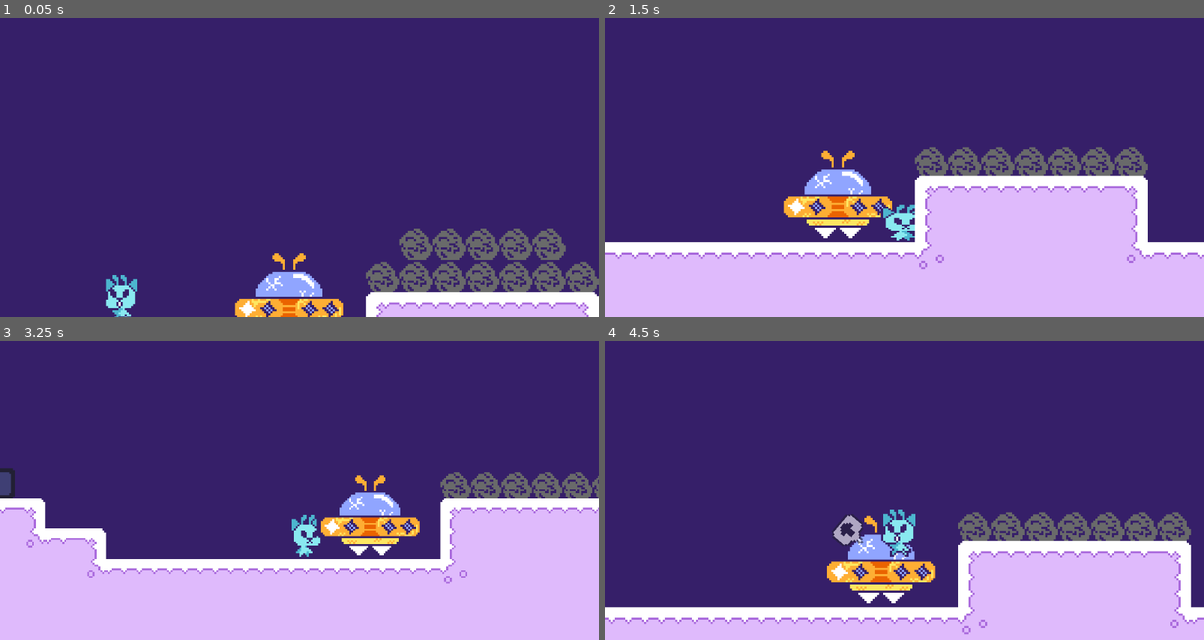
Above: before the commit, frames 1-4 (two rows, left to right).
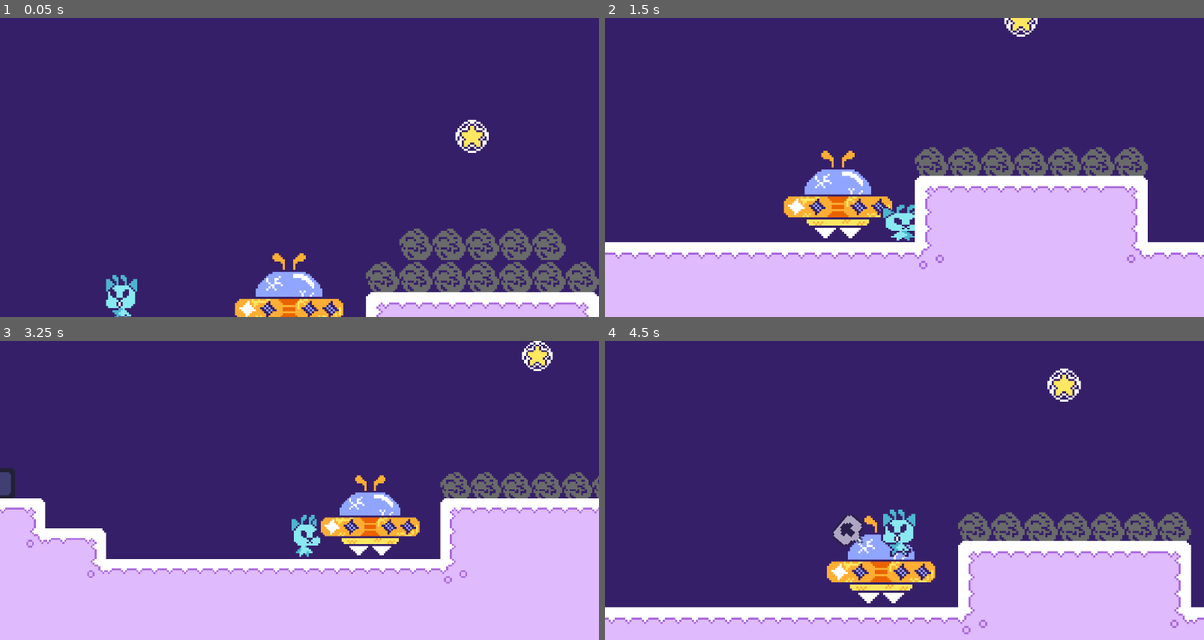
Above: after the commit, the same moments.

Repository: Zazorah/secret-santa-2025
Game: Godot game, scene res://World/Placeholder/TestRoom.tscn
The game is run twice, just before and just after one commit, with the same random seed, the same clock (stepped at 60 frames per second) and the same inputs.
Inputs (mouse positions are in pixels of both pictures, inside the frame that each line leads up to):
- Up to frame 1 (0.05 s): no input
- Up to frame 2 (1.5 s): move the mouse to (1036, 152) at 0.52 s; hold Space (advance_text) 0.53-1.28 s; hold D (move_right) from 0.53 s (still down); move the mouse to (784, 182) at 1.27 s; tap Shift (beam) at 1.35 s
- Up to frame 3 (3.25 s): tap Enter at 2 s; move the mouse to (359, 424) at 2.02 s; release D (move_right) at 2.03 s; hold A (move_left) 2.03-2.78 s; hold W (interact) 2.03-2.78 s; move the mouse to (269, 550) at 2.77 s; hold D (move_right) from 2.78 s (still down); tap Mouse wheel up (zoom_in) at 2.85 s
- Up to frame 4 (4.5 s): move the mouse to (1084, 535) at 3.52 s; hold Mouse wheel down (zoom_out) 3.53-4.28 s; move the mouse to (724, 445) at 4.27 s; release D (move_right) at 4.28 s; hold A (move_left) from 4.28 s (still down); tap Space (advance_text) at 4.35 s

The runs differ from the first frame. In frame 1, 0.4% of the frame differs, in the area x 75-82%, y 34-46%; in frame 2, 0.2%; in frame 3, 0.3%; in frame 4, 0.4%, in the area x 73-80%, y 9-21%.

Commit message:
Star Data, Star Prop, and Constellation Prop

Diff:
--- /dev/null
+++ b/Props/Constellation Point/ConstellationPoint.tscn
@@ -0,0 +1,19 @@
+[gd_scene load_steps=4 format=3 uid="uid://bifnq0l7ibum6"]
+
+[ext_resource type="Script" uid="uid://ckg13lxp7xxp1" path="res://Props/Constellation Point/ConstellationPointController.gd" id="1_gxgrr"]
+[ext_resource type="PackedScene" uid="uid://knsyph46obs6" path="res://Props/Constellation Point/ConstellationPointVisualizer.tscn" id="2_gxgrr"]
+
+[sub_resource type="CircleShape2D" id="CircleShape2D_gxgrr"]
+radius = 32.0
+
+[node name="ConstellationPoint" type="Node2D"]
+script = ExtResource("1_gxgrr")
+
+[node name="ConstellationPointVisualizer" parent="." instance=ExtResource("2_gxgrr")]
+
+[node name="DetectionArea" type="Area2D" parent="."]
+collision_layer = 0
+collision_mask = 16
+
+[node name="CollisionShape2D" type="CollisionShape2D" parent="DetectionArea"]
+shape = SubResource("CircleShape2D_gxgrr")
--- /dev/null
+++ b/Props/Constellation Point/ConstellationPointController.gd
@@ -0,0 +1,57 @@
+class_name ConstellationPointController
+extends Node2D
+
+@export var constellation_key: StringName
+
+const STAR_SCENE := preload("res://Props/Stars/PropStar.tscn")
+
+enum State { EMPTY, FILLED }
+var current_state = State.EMPTY
+
+@onready var area: Area2D = $DetectionArea
+
+func _ready() -> void:
+	if constellation_key:
+		if GameManager.star_data.constellation_point_is_set(constellation_key):
+			_prefill()
+	else:
+		push_warning(
+			"Constellation Point was instantiated without a set constellation_key.
+			Only let this slide in a testing environment."
+		)
+
+	area.body_entered.connect(_on_body_entered)
+
+func _on_body_entered(node: Node2D) -> void:
+	if current_state != State.EMPTY:
+		# Don't respond to new states at all.
+		return
+
+	if node is StarController:
+		_connect_to_star(node)
+		_switch_state(State.FILLED)
+
+func _connect_to_star(star: StarController) -> void:
+	GameManager.star_data.set_constellation_point(constellation_key, star.star_key)
+	star.set_hover_target(self)
+
+func _prefill() -> void:
+	var star_key = GameManager.star_data.constellation_point_get_key(constellation_key)
+
+	var star = STAR_SCENE.instantiate() as StarController
+	star.star_key = star_key
+	star.set_hover_target(self)
+	add_child(star)
+
+func _switch_state(new_state: State) -> void:
+	if new_state != current_state:
+		_on_exit(current_state)
+		_on_enter(new_state)
+
+	current_state = new_state
+
+func _on_enter(state: State) -> void:
+	pass
+
+func _on_exit(state: State) -> void:
+	pass
--- /dev/null
+++ b/Props/Constellation Point/ConstellationPointVisualizer.tscn
@@ -0,0 +1,8 @@
+[gd_scene load_steps=2 format=3 uid="uid://knsyph46obs6"]
+
+[ext_resource type="Texture2D" uid="uid://c4xndmus38bac" path="res://Props/Constellation Point/ConstellationPoint.png" id="1_3t8ku"]
+
+[node name="ConstellationPointVisualizer" type="Node2D"]
+
+[node name="ConstellationPoint" type="Sprite2D" parent="."]
+texture = ExtResource("1_3t8ku")
--- a/Props/Stars/PropStar.tscn
+++ b/Props/Stars/PropStar.tscn
@@ -1,5 +1,6 @@
-[gd_scene load_steps=2 format=3 uid="uid://2xyvlvxqgbti"]
+[gd_scene load_steps=3 format=3 uid="uid://2xyvlvxqgbti"]
 
+[ext_resource type="Script" uid="uid://bgdktnjt8l62f" path="res://Props/Stars/StarController.gd" id="1_0ce3i"]
 [ext_resource type="Texture2D" uid="uid://b6lk6kmu2u4je" path="res://Props/Stars/Star.png" id="1_0j4b0"]
 
 [node name="PropStar" type="RigidBody2D"]
@@ -7,6 +8,7 @@
 collision_mask = 17
 mass = 0.4
 gravity_scale = 0.1
+script = ExtResource("1_0ce3i")
 
 [node name="Sprite" type="Sprite2D" parent="."]
 texture = ExtResource("1_0j4b0")
--- /dev/null
+++ b/Props/Stars/StarController.gd
@@ -0,0 +1,56 @@
+class_name StarController
+extends RigidBody2D
+
+const SPRING_STRENGTH = 50.0
+const DAMPING = 1.0
+
+@export var star_key: StringName
+
+enum State { FREE, LOCKED }
+var current_state = State.FREE
+
+var hover_target: Node2D
+
+func _ready() -> void:
+	if star_key:
+		var collected = GameManager.star_data.star_is_collected(star_key)
+		if collected:
+			# Removing from tree because it has already been collected.
+			queue_free()
+
+	else:
+		push_warning(
+			"Star was instantiated without a set key.
+			Only let this slide in a testing environment."
+		)
+
+func _physics_process(delta: float) -> void:
+	if current_state == State.LOCKED:
+		if hover_target:
+			var direction = (hover_target.global_position - global_position)
+			var distance = direction.length()
+			direction = direction.normalized()
+
+			var spring_force = direction * distance * SPRING_STRENGTH
+			var damping_force = -linear_velocity * DAMPING * mass
+
+			apply_central_force(spring_force + damping_force)
+
+func _switch_state(new_state: State) -> void:
+	if new_state != current_state:
+		_on_exit(current_state)
+		_on_enter(new_state)
+
+	current_state = new_state
+
+func _on_enter(state: State) -> void:
+	match state:
+		State.LOCKED:
+			gravity_scale = 0.0
+
+func _on_exit(state: State) -> void:
+	pass
+
+func set_hover_target(target_node: Node2D) -> void:
+	hover_target = target_node
+	_switch_state(State.LOCKED)
--- a/Utility/StarData.gd
+++ b/Utility/StarData.gd
@@ -3,13 +3,32 @@
 
 ## Data object for tracking star count and rank.
 
-@export var star_rank = 3 # Ranges from 1 - 4
-@export var star_count = 0
-@export var constellation_count = 0
+var star_rank = 3 # Ranges from 1 - 4
+var star_count = 0
+var constellation_count = 0
+
+var _collected_stars: Array[StringName]
+var _constellation_points: Dictionary[StringName, StringName] = {
+	"PrefillPointKey": "PrefillStarKey"
+}
 
 const RANK_MAX = 4
 
 signal rank_increased(new_rank)
+
+func set_constellation_point(constellation_key: StringName, star_key: StringName) -> void:
+	_constellation_points.set(constellation_key, star_key)
+	_collected_stars.push_back(star_key)
+
+func star_is_collected(star_key: StringName) -> bool:
+	return _collected_stars.has(star_key)
+
+func constellation_point_get_key(constellation_key: StringName) -> StringName:
+	return _constellation_points.get(constellation_key, "")
+
+func constellation_point_is_set(constellation_key: StringName) -> bool:
+	var constellation_point_filled = _constellation_points.get(constellation_key, "")
+	return constellation_point_filled != ""
 
 func increase_rank() -> void:
 	star_rank = min(RANK_MAX, star_rank + 1)
--- a/World/Placeholder/TestRoom.tscn
+++ b/World/Placeholder/TestRoom.tscn
@@ -7,9 +7,8 @@
 [ext_resource type="PackedScene" uid="uid://c2anmygexkfrd" path="res://Entities/Characters/NPCs/Example Scenes/NPCFrog.tscn" id="6_vhexg"]
 [ext_resource type="PackedScene" uid="uid://sekigwdfuswx" path="res://Entities/Characters/NPCs/Example Scenes/NPCFork.tscn" id="7_fi5io"]
 [ext_resource type="PackedScene" uid="uid://6otq5m0fjylb" path="res://Props/Ship/Ship.tscn" id="7_xfvp6"]
-
-[sub_resource type="RectangleShape2D" id="RectangleShape2D_fi5io"]
-size = Vector2(40, 40)
+[ext_resource type="PackedScene" uid="uid://2xyvlvxqgbti" path="res://Props/Stars/PropStar.tscn" id="8_xfvp6"]
+[ext_resource type="PackedScene" uid="uid://bifnq0l7ibum6" path="res://Props/Constellation Point/ConstellationPoint.tscn" id="9_mdmyp"]
 
 [node name="TestRoom" type="Node2D"]
 
@@ -20,8 +19,24 @@
 metadata/_custom_type_script = "uid://c1u3337rkmd6x"
 
 [node name="PropLayer" type="TileMapLayer" parent="."]
-tile_map_data = PackedByteArray("AAD8/wUAAQAAAAAAAQD4/wQAAQA …(208 unchanged characters)… AAAAAAgAPAAQAAQAAAAAAAgAQAAQAAQAAAAAAAgAmAAMAAQAAAAAAAwAoAAMAAQAAAAAAAwAqAAMAAQAAAAAAAwAsAAMAAQAAAAAAAwA=")
+tile_map_data = PackedByteArray("AAD8/wUAAQAAAAAAAQD4/wQAAQA …(208 unchanged characters)… AAAAAAgAPAAQAAQAAAAAAAgAQAAQAAQAAAAAAAgA=")
 tile_set = ExtResource("3_8h5r4")
+
+[node name="PropStar" parent="." instance=ExtResource("8_xfvp6")]
+position = Vector2(558, 68)
+star_key = &"TestStarA"
+
+[node name="ConstellationPoint" parent="." instance=ExtResource("9_mdmyp")]
+position = Vector2(558, -36)
+constellation_key = &"TestPointA"
+
+[node name="ConstellationPoint2" parent="." instance=ExtResource("9_mdmyp")]
+position = Vector2(715, -134)
+constellation_key = &"TestPointB"
+
+[node name="ConstellationPoint3" parent="." instance=ExtResource("9_mdmyp")]
+position = Vector2(227, 21)
+constellation_key = &"PrefillPointKey"
 
 [node name="Ship" parent="." instance=ExtResource("7_xfvp6")]
 position = Vector2(139, 98)
@@ -41,17 +56,3 @@
 [node name="TileMapLayer" type="TileMapLayer" parent="."]
 tile_map_data = PackedByteArray("AAAAAAgAAAABAAAAAAABAAgAAAABAAAAAAACAAgAAAABAAAAAAADAAgAAAABAAAAAAAEAAgAAAABAAAAAAAFAA …(31536 unchanged characters)…
 tile_set = ExtResource("3_8h5r4")
-
-[node name="My Big Block" type="RigidBody2D" parent="."]
-position = Vector2(-181, -35)
-collision_layer = 17
-mass = 0.05
-gravity_scale = 0.5
-
-[node name="ColorRect" type="ColorRect" parent="My Big Block"]
-offset_right = 40.0
-offset_bottom = 40.0
-
-[node name="CollisionShape2D" type="CollisionShape2D" parent="My Big Block"]
-position = Vector2(20, 20)
-shape = SubResource("RectangleShape2D_fi5io")
--- a/World/Tilesets/Placeholder.tres
+++ b/World/Tilesets/Placeholder.tres
@@ -1,9 +1,8 @@
-[gd_resource type="TileSet" load_steps=7 format=3 uid="uid://vtji68yn4ypp"]
+[gd_resource type="TileSet" load_steps=6 format=3 uid="uid://vtji68yn4ypp"]
 
 [ext_resource type="Texture2D" uid="uid://cyelm37il1fqm" path="res://World/Tilesets/Assets/Tileset_Placeholder.png" id="1_42idl"]
 [ext_resource type="PackedScene" uid="uid://tc44ygkw6ah1" path="res://Props/Crate/PropCrate.tscn" id="2_v1bmi"]
 [ext_resource type="PackedScene" uid="uid://dxti3vloxw2ey" path="res://Props/Dustball/PropDustball.tscn" id="3_eji20"]
-[ext_resource type="PackedScene" uid="uid://2xyvlvxqgbti" path="res://Props/Stars/PropStar.tscn" id="4_eji20"]
 
 [sub_resource type="TileSetAtlasSource" id="TileSetAtlasSource_lrifj"]
 texture = ExtResource("1_42idl")
@@ -63,7 +62,6 @@
 resource_name = "Props"
 scenes/1/scene = ExtResource("2_v1bmi")
 scenes/2/scene = ExtResource("3_eji20")
-scenes/3/scene = ExtResource("4_eji20")
 
 [resource]
 physics_layer_0/collision_layer = 1
Binary file added: Props/Constellation Point/ConstellationPoint.png
Not shown, added: Props/Constellation Point/ConstellationPoint.png.import
Not shown, added: Props/Constellation Point/ConstellationPointController.gd.uid
Not shown, added: Props/Stars/StarController.gd.uid
Not shown: 1 places in World/Placeholder/TestRoom.tscn that only renumber resources
